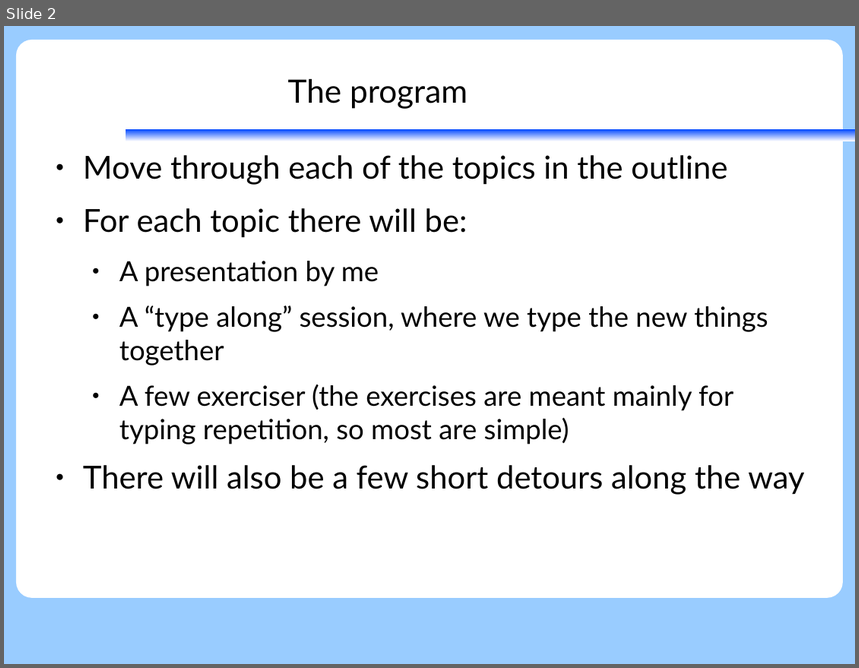
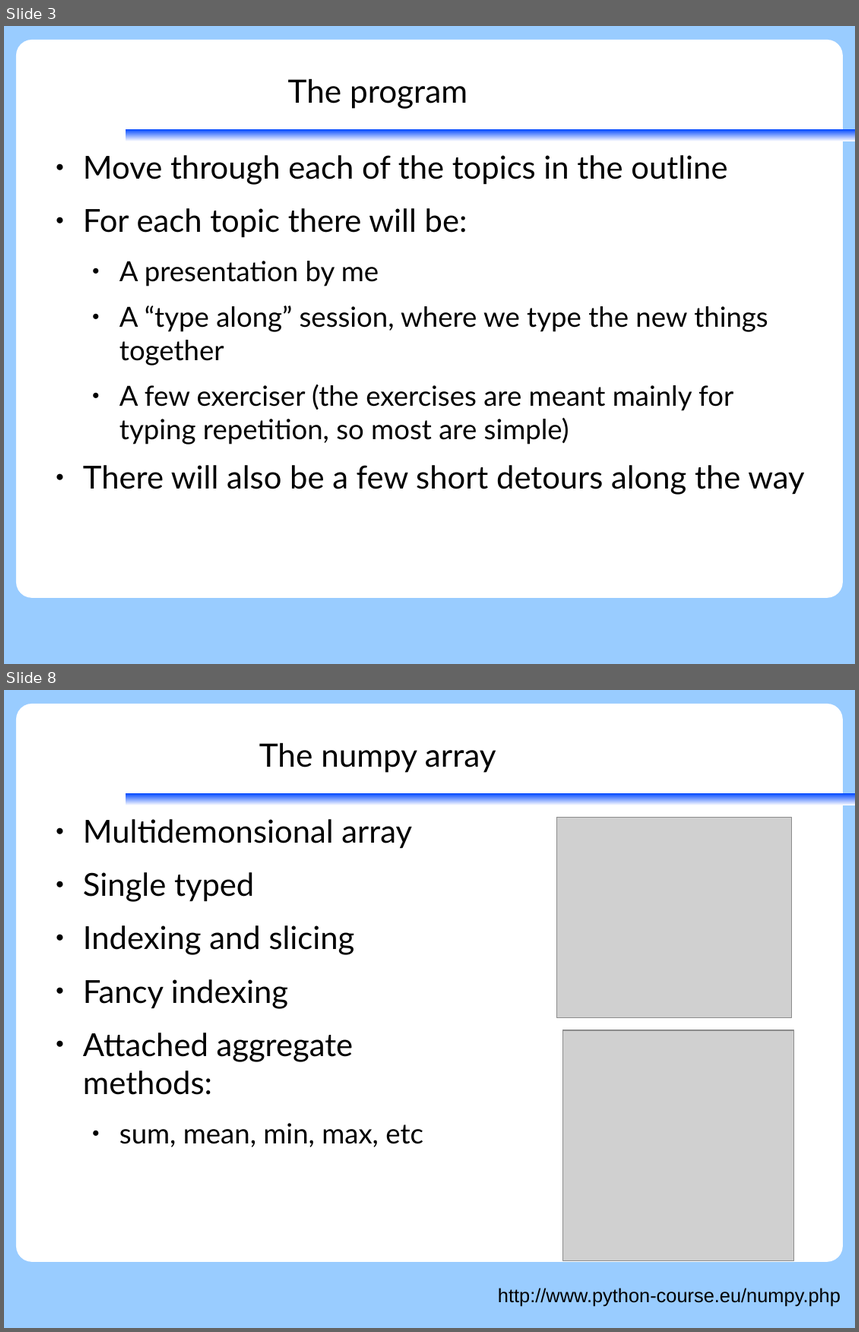
Before and after one commit to KennethNielsen/presentations, a slide deck: python/part2/numpy.odp. Shown one above the other, each under a label of ours: slide 2 before the commit, slides 3 and 8 after it; the slides between them are not shown. The pictures are 859x668 and 859x1332 pixels, drawn with LibreOffice and Linux fonts; fonts in the diff are those of the drawing; grey boxes stand for pictures; background and template pictures are left out. Boxes give left, top, right and bottom in pixels: in the first picture for what was removed or moved away, otherwise in the second. Text is boxed around its words. In the diff, an @@ line names an element or a change of style, - is before the commit and + after.

Commit message:
More on numpy

```diff
--- a/python/part2/numpy.odp
+++ b/python/part2/numpy.odp
@@ slide 8 added at (x1=4, y1=690, x2=855, y2=1328), background #99CCFF; not listed: 2 template elements that a slide beside it also shows @@
@@ title added at (x1=259, y1=742, x2=496, y2=773), 30 pt, text #000000 @@
+The numpy array
@@ text added at (x1=83, y1=819, x2=424, y2=1148), 29.6 pt, text #000000 @@
+● Multidemonsional array
+● Single typed
+● Indexing and slicing
+● Fancy indexing
+● Attached aggregate methods:
+  ● sum, mean, min, max, etc
@@ picture added at (x1=558, y1=818, x2=793, y2=1018) @@
@@ picture added at (x1=563, y1=1030, x2=794, y2=1262) @@
@@ text added at (x1=498, y1=1288, x2=841, y2=1306), 18 pt, text #000000 @@
+http://www.python-course.eu/numpy.php
@@ what was slide 2 is now slide 3 @@
```
Also in this commit, not shown: 1 slide changed, 50 other slides added, 2 other files.
